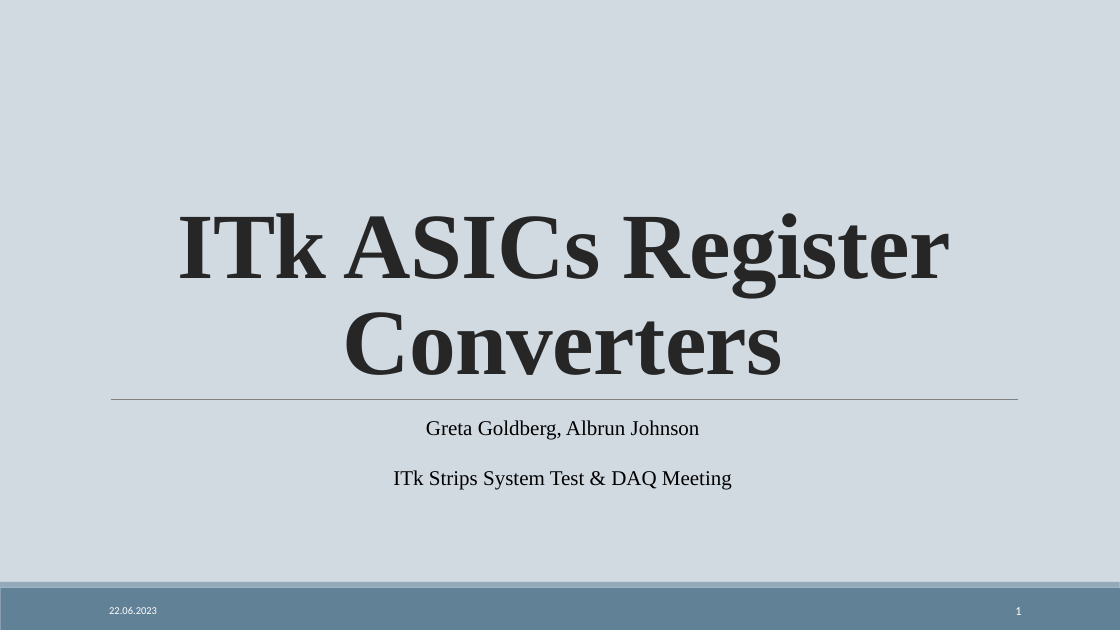
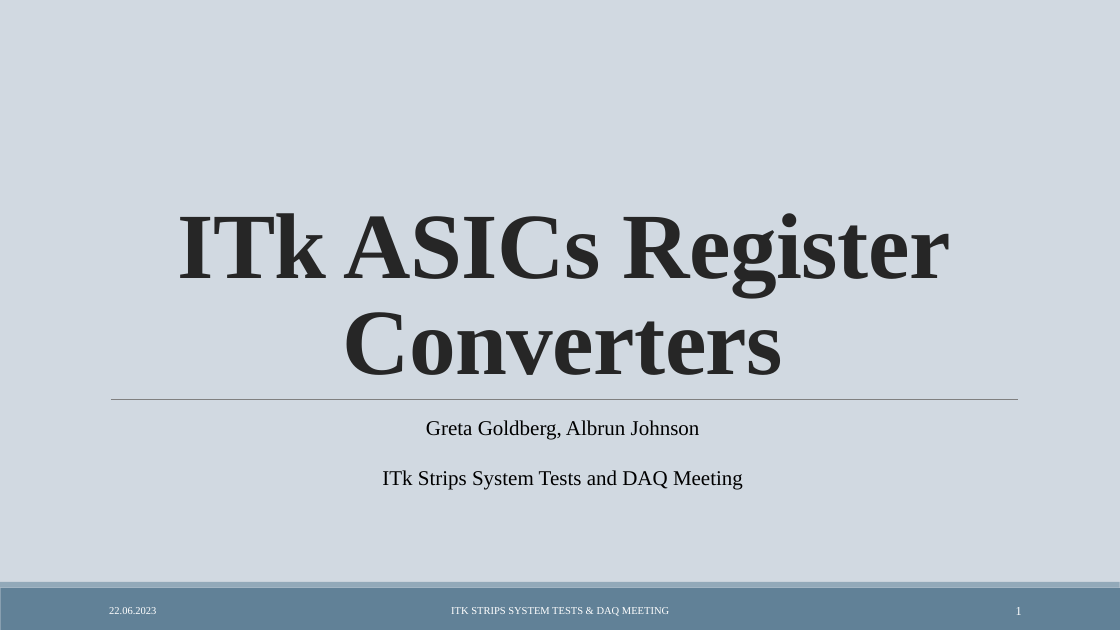
Before and after one commit to gretagoldberg/Register_Converter, a slide deck: slide 1 of itk asic presentation.pptx. Drawn at 1120x630 pixels with LibreOffice and Linux fonts; fonts in the diff are those of the drawing. Boxes give left, top, right and bottom in pixels: in the first picture for what was removed or moved away, otherwise in the second. Text is boxed around its words. In the diff, an @@ line names an element or a change of style, - is before the commit and + after.

```diff
--- a/itk asic presentation.pptx
+++ b/itk asic presentation.pptx
@@ text at [382, 470, 743, 490]: text changed @@
-ITk Strips System Test & DAQ Meeting
+ITk Strips System Tests and DAQ Meeting
@@ text "22.06.2023" at [109, 607, 156, 614]: font Calibri to Times New Roman @@
@@ page number at [1016, 607, 1022, 615]: font Calibri to Times New Roman @@
@@ text added at [451, 607, 669, 616], 9 pt, text #FFFFFF @@
+ITK STRIPS SYSTEM TESTS & DAQ MEETING
```
Also in this commit, not shown: 6 other slides changed.
